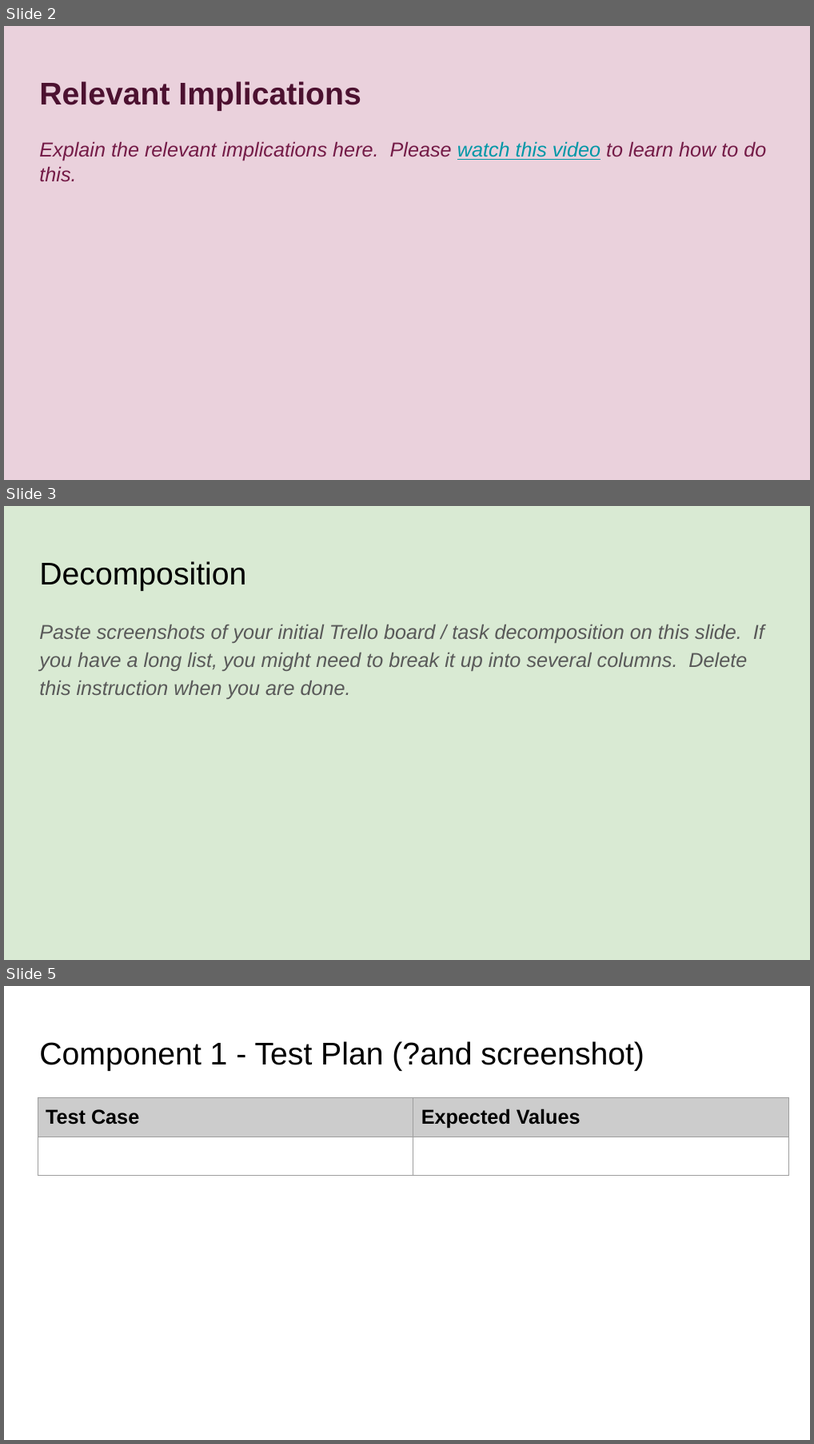
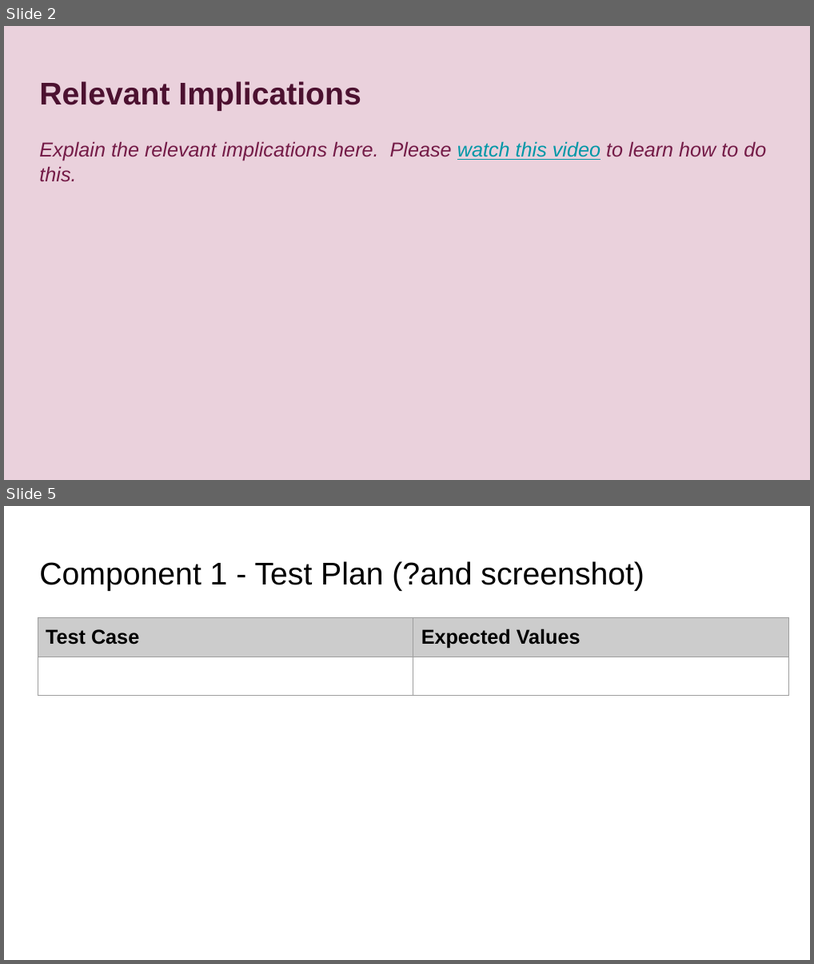
Before and after one commit to BronsonLovesCode/Pizza_Bot, a slide deck: 022_91893+_+91897+Documentation.pptx. Shown one above the other, each under a label of ours: slides 2, 3 and 5 before the commit, slides 2 and 5 after it; the slides between them are not shown. The pictures are 814x1444 and 814x964 pixels, drawn with LibreOffice and Linux fonts; fonts in the diff are those of the drawing. Boxes give left, top, right and bottom in pixels: in the first picture for what was removed or moved away, otherwise in the second. Text is boxed around its words. In the diff, an @@ line names an element or a change of style, - is before the commit and + after.

Commit message:
Updated pizzabot, decom pics, and powerpoint
pizzabot:
increased list of names
added name randomizer
added print code

decom pics:
added two more screenshots

powerpoint:
added screenshots into powerpoint

```diff
--- a/022_91893+_+91897+Documentation.pptx
+++ b/022_91893+_+91897+Documentation.pptx
@@ slide 3 removed at box(4, 506, 810, 960), background #D9EAD3 @@
@@ title removed at box(39, 561, 246, 591) @@
-Decomposition
@@ text removed at box(39, 624, 765, 699) @@
-Paste screenshots of your initial Trello board / task decomposition on this slide. If you have a long list, you might need to break it up into several columns. Delete this instruction when you are done.
```
Also in this commit, not shown: 2 slides changed, 1 slide added, 3 other files.
